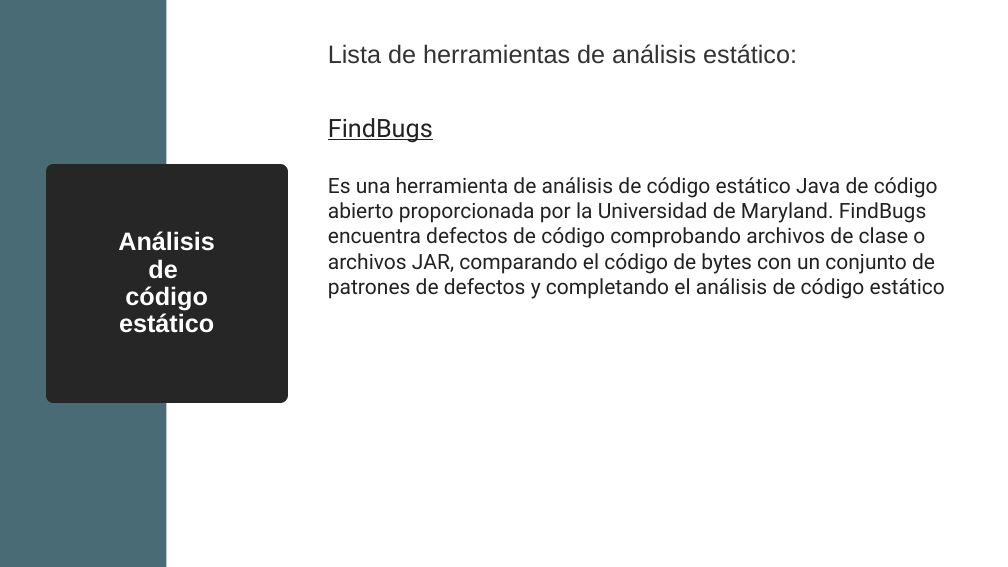
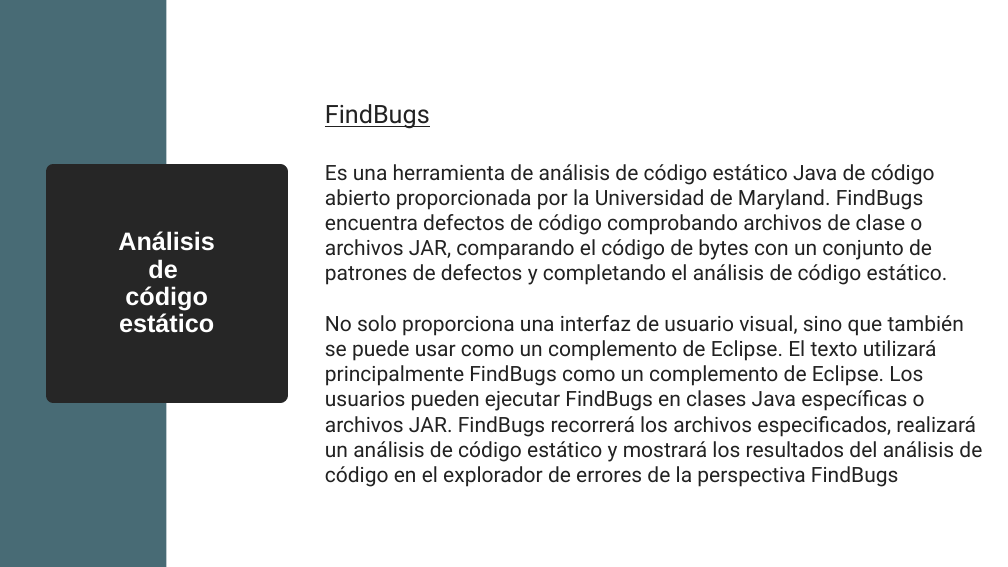
Before and after one commit to davCesur/gestionEquiposDAWEquipo4JAVA, a slide deck: slide 59 of Introducción a TDD.pptx (slide 54 before the commit). Drawn at 1008x567 pixels with LibreOffice and Linux fonts; fonts in the diff are those of the drawing. Boxes give left, top, right and bottom in pixels: in the first picture for what was removed or moved away, otherwise in the second. Text is boxed around its words. In the diff, an @@ line names an element or a change of style, - is before the commit and + after.

```diff
--- a/Introducción a TDD.pptx
+++ b/Introducción a TDD.pptx
@@ text removed at box(328, 44, 797, 64) @@
-Lista de herramientas de análisis estático:
@@ text "FindBugs": place and size @@
-text "FindBugs" at box(328, 118, 945, 299)
+text "FindBugs" at box(325, 104, 982, 487)
@@ text at box(325, 164, 982, 487): text changed @@
-Es una herramienta de análisis de código estático Java de código abierto proporcionada por la Universidad de Maryland. FindBugs encuentra defectos de código comprobando archivos de clase o archivos JAR, comparando el código de bytes con un conjunto de patrones de defectos y completando el análisis de código estático
+Es una herramienta de análisis de código estático Java de código abierto proporcionada por la Universidad de Maryland. FindBugs encuentra defectos de código comprobando archivos de clase o archivos JAR, comparando el código de bytes con un conjunto de patrones de defectos y completando el análisis de código estático.
+No solo proporciona una interfaz de usuario visual, sino que también se puede usar como un complemento de Eclipse. El texto utilizará principalmente FindBugs como un complemento de Eclipse. Los usuarios pueden ejecutar FindBugs en clases Java específicas o archivos JAR. FindBugs recorrerá los archivos especificados, realizará un análisis de código estático y mostrará los resultados del análisis de código en el explorador de errores de la perspectiva FindBugs
```
Also in this commit, not shown: 15 other slides changed, 5 slides added.
